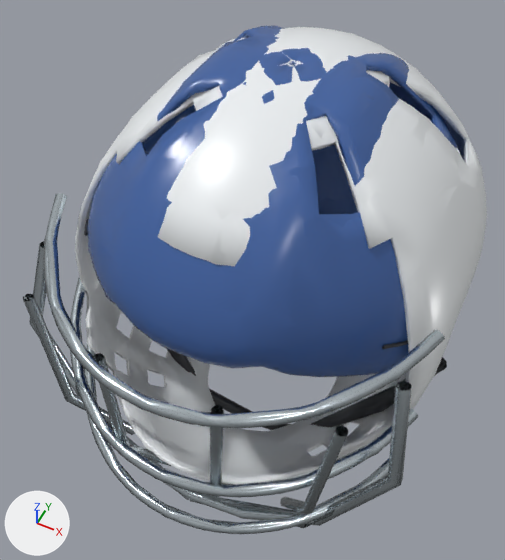
A saved change to the Blender file src/assets/headgear.blend.
Both versions are drawn from a 50 mm camera at (0.126, -0.288, 0.35) aimed at (-0.011, -0.014, 0.007). Arrows for +X, +Y and +Z are at lower left; the lights stay in place. The first picture is the older version.

The first picture shows 'broadcast_goalie', 'broadcast_goalie_cage.002', 'broadcast_goalie_cage.003', 'broadcast_goalie_cage.004', 'broadcast_skater', 'goalie', 'goalie_cage.001', 'goalie_cage.002', 'goalie_cage.003', 'goalie_cage.004', 'goalie_cage.005', 'skater' and 15 more.
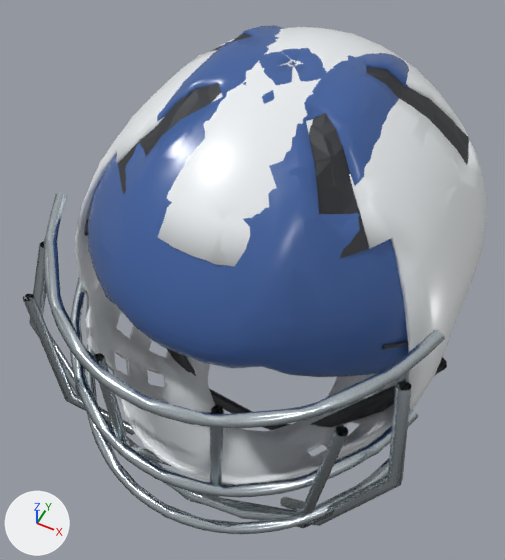
Changed parts and their boxes (x1, y1, x2, y2) in the pictures (505 x 560 px):
'skater_liner', added (mostly hidden): after (144, 33, 404, 214)
'goalie_liner', added: after (118, 47, 469, 258)
'broadcast_skater_liner', added (mostly hidden): after (145, 70, 404, 214)
'broadcast_goalie_liner', added: after (118, 45, 469, 194)

The edits, one by one:
Mesh me_goalie_lining_001 is new.
It has 25 vertices, 13 faces and spans x -0.096..0.096, y -0.076..0.07, z 0.098..0.145.
It uses material mat_boot (dark grey #2e3035).
Mesh me_skater_lining_001 is new.
It has 62 vertices, 40 faces and spans x -0.109..0.109, y -0.061..0.07, z -0.027..0.153.
It uses material mat_boot (dark grey #2e3035).
Mesh me_goalie_lining is new.
It has 54 vertices, 28 faces and spans x -0.096..0.096, y -0.075..0.07, z 0.098..0.143.
It uses material mat_boot (dark grey #2e3035).
Mesh me_skater_lining is new.
It has 132 vertices, 72 faces and spans x -0.108..0.108, y -0.061..0.07, z -0.026..0.153.
It uses material mat_boot (dark grey #2e3035).
Object 'broadcast_goalie_liner' (ob_broadcast_goalie_liner) is new; it shows me_goalie_lining_001.
Its location is (0.0, 0.0, 0.0).
Object 'broadcast_skater_liner' (ob_broadcast_skater_liner) is new; it shows me_skater_lining_001.
Its location is (0.0, 0.0, 0.0).
Object 'goalie_liner' (ob_goalie_liner) is new; it shows me_goalie_lining.
Its location is (0.0, 0.0, 0.0).
Object 'skater_liner' (ob_skater_liner) is new; it shows me_skater_lining.
Its location is (0.0, 0.0, 0.0).
